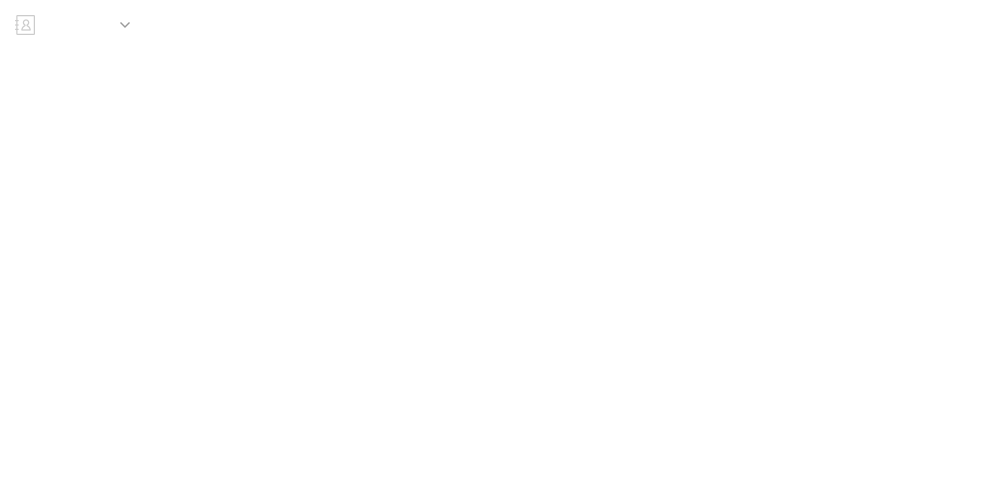
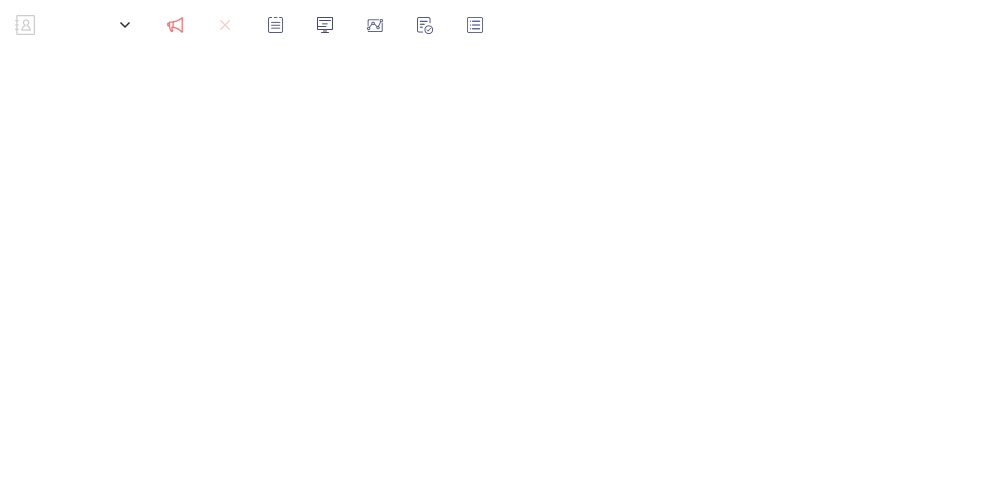
Layers edited between the first and the second 1000×500 image:
added layer "组 2" above "组 1" over bbox(367, 19, 383, 32)
added layer "组 1" above "组 1(1)" over bbox(467, 17, 483, 33)
added layer "组 1(1)" above "形状 18" over bbox(417, 17, 433, 34)
added layer "形状 18" above "形状 14" over bbox(317, 17, 333, 33)
added layer "形状 14" above "关闭" over bbox(268, 17, 283, 33)
added layer "关闭" above "laba" over bbox(220, 20, 230, 30)
added layer "laba" above "图层 5" over bbox(167, 17, 183, 33)
